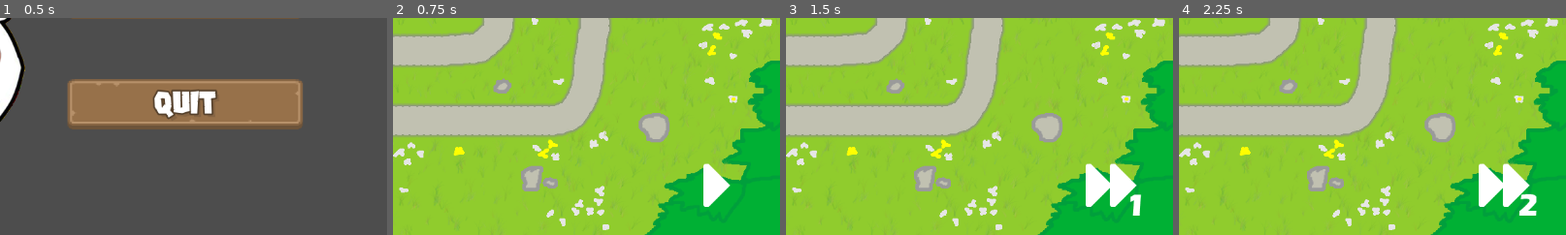
Above: before the commit, frames 1-4 (left to right).
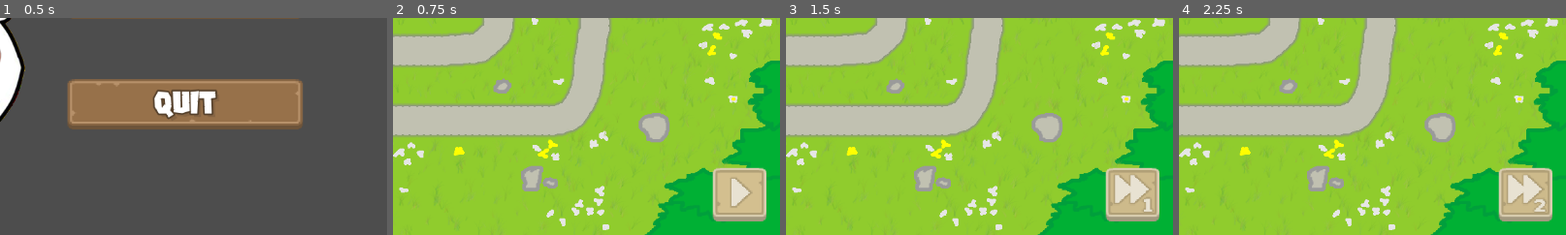
Above: after the commit, the same moments.

Repository: twright1999/godot_td
Game: Godot game, scene res://scenes/scene_handler.tscn
The game is run twice, just before and just after one commit, with the same random seed, the same clock (stepped at 60 frames per second) and the same inputs. Video files are missing from this copy of the repository; at most half a second of black plays in their place.
Inputs (mouse positions are % of the whole screen's width and height, from its top left; square brackets give the same spot before the commit, where the layout moved):
- Up to frame 1 (0.5 s): no input
- Up to frame 2 (0.75 s): click "Play" at 0.5 s
- Up to frame 3 (1.5 s): click (95, 91) [92, 89] at 1.25 s
- Up to frame 4 (2.25 s): click (95, 91) [92, 89] at 2 s
The pictures show only the part of the screen within x 50-100%, y 50-100%; the shares and areas given below are measured in that part.

Frame 1 is identical in both runs. In frame 2, 3.9% of the frame differs, in the area x 80-97%, y 66-94%; in frame 3, 4.3%, in the area x 77-97%, y 66-94%; in frame 4, 4.3%.

Commit message:
Update playspeedup button sprites to match buildbuttons style

Diff:
--- a/play_speed_up_button.gd
+++ b/play_speed_up_button.gd
@@ -1,4 +1,4 @@
-extends Button
+extends TextureButton
 
 enum ButtonState {
 	PLAY,
@@ -7,9 +7,21 @@
 }
 
 var texture_map = {
-	ButtonState.PLAY : preload("res://assets/sprites/menu/right.png"),
-	ButtonState.SPEEDUP_NORMAL : preload("res://assets/sprites/menu/fastForward_1.png"),
-	ButtonState.SPEEDUP_FAST : preload("res://assets/sprites/menu/fastForward_2.png")
+	ButtonState.PLAY : {
+		"normal" : preload("res://assets/sprites/menu/play_speedup_button/buttonSquare_beige_play.png"),
+		"hover": preload("res://assets/sprites/menu/play_speedup_button/buttonSquare_beige_play_hover.png"),
+		"pressed" : preload("res://assets/sprites/menu/play_speedup_button/buttonSquare_beige_play_pressed.png"),
+		},
+	ButtonState.SPEEDUP_NORMAL : {
+		"normal" : preload("res://assets/sprites/menu/play_speedup_button/buttonSquare_beige_ff_normal.png"),
+		"hover": preload("res://assets/sprites/menu/play_speedup_button/buttonSquare_beige_ff_normal_hover.png"),
+		"pressed" : preload("res://assets/sprites/menu/play_speedup_button/buttonSquare_beige_ff_normal_pressed.png"),
+		},
+	ButtonState.SPEEDUP_FAST : {
+		"normal" : preload("res://assets/sprites/menu/play_speedup_button/buttonSquare_beige_ff_fast.png"),
+		"hover": preload("res://assets/sprites/menu/play_speedup_button/buttonSquare_beige_ff_fast_hover.png"),
+		"pressed" : preload("res://assets/sprites/menu/play_speedup_button/buttonSquare_beige_ff_fast_pressed.png"),
+		},
 }
 
 var current_state: ButtonState = ButtonState.PLAY
@@ -21,7 +33,9 @@
 	GameEvents.wave_finished.connect(wave_finished)
 
 func update_visuals():
-	self.icon = texture_map[current_state]
+	self.texture_normal = texture_map[current_state]["normal"]
+	self.texture_hover = texture_map[current_state]["hover"]
+	self.texture_pressed = texture_map[current_state]["pressed"]
 
 func _pressed():
 	match current_state:
--- a/scenes/game_scene.tscn
+++ b/scenes/game_scene.tscn
@@ -79,14 +79,10 @@
 grow_vertical = 2
 texture = ExtResource("8_rvs2r")
 
-[node name="GameSpeedControl" type="HBoxContainer" parent="UI/HUD/HUDMargin"]
-custom_minimum_size = Vector2(128, 64)
+[node name="PlaySpeedUpButton" parent="UI/HUD/HUDMargin" instance=ExtResource("13_tqxxy")]
 layout_mode = 2
 size_flags_horizontal = 8
 size_flags_vertical = 8
 
-[node name="PlaySpeedUpButton" parent="UI/HUD/HUDMargin/GameSpeedControl" instance=ExtResource("13_tqxxy")]
-layout_mode = 2
-
-[connection signal="set_speedup_fast" from="UI/HUD/HUDMargin/GameSpeedControl/PlaySpeedUpButton" to="UI" method="_on_set_speedup_fast"]
-[connection signal="set_speedup_normal" from="UI/HUD/HUDMargin/GameSpeedControl/PlaySpeedUpButton" to="UI" method="_on_set_speedup_normal"]
+[connection signal="set_speedup_fast" from="UI/HUD/HUDMargin/PlaySpeedUpButton" to="UI" method="_on_set_speedup_fast"]
+[connection signal="set_speedup_normal" from="UI/HUD/HUDMargin/PlaySpeedUpButton" to="UI" method="_on_set_speedup_normal"]
--- a/scenes/menu/play_speed_up_button.tscn
+++ b/scenes/menu/play_speed_up_button.tscn
@@ -1,13 +1,22 @@
-[gd_scene load_steps=2 format=3 uid="uid://bcpsi6u8c8rto"]
+[gd_scene load_steps=5 format=3 uid="uid://bcpsi6u8c8rto"]
 
 [ext_resource type="Script" uid="uid://cry62xh75htba" path="res://play_speed_up_button.gd" id="1_fcyf0"]
+[ext_resource type="Texture2D" uid="uid://bqyxoml4v8c1l" path="res://assets/sprites/menu/play_speedup_button/buttonSquare_beige_play.png" id="1_fh6ij"]
+[ext_resource type="Texture2D" uid="uid://bt1fjtfi8tjei" path="res://assets/sprites/menu/play_speedup_button/buttonSquare_beige_play_pressed.png" id="2_7h048"]
+[ext_resource type="Texture2D" uid="uid://dwwesgcn5wsgp" path="res://assets/sprites/menu/play_speedup_button/buttonSquare_beige_play_hover.png" id="3_qndbg"]
 
-[node name="PlaySpeedUpButton" type="Button"]
+[node name="PlaySpeedUpButton" type="TextureButton"]
+custom_minimum_size = Vector2(80, 80)
 anchors_preset = 15
 anchor_right = 1.0
 anchor_bottom = 1.0
 grow_horizontal = 2
 grow_vertical = 2
+size_flags_horizontal = 4
 focus_mode = 0
-flat = true
+texture_normal = ExtResource("1_fh6ij")
+texture_pressed = ExtResource("2_7h048")
+texture_hover = ExtResource("3_qndbg")
+ignore_texture_size = true
+stretch_mode = 0
 script = ExtResource("1_fcyf0")
Binary file removed: assets/sprites/menu/fastForward.png
Binary file removed: assets/sprites/menu/fastForward_1.png
Binary file removed: assets/sprites/menu/fastForward_2.png
Binary file removed: assets/sprites/menu/menuGrid.png
Binary file removed: assets/sprites/menu/musicOff.png
Not shown, removed: assets/sprites/menu/musicOff.png.import
Binary file removed: assets/sprites/menu/musicOn.png
Binary file removed: assets/sprites/menu/next.png
Binary file removed: assets/sprites/menu/pause.png
Binary file added: assets/sprites/menu/play_speedup_button/buttonSquare_beige_ff_fast.png
Not shown, changed: assets/sprites/menu/play_speedup_button/buttonSquare_beige_ff_fast.png.import
Binary file added: assets/sprites/menu/play_speedup_button/buttonSquare_beige_ff_fast_hover.png
(and 17 more such lines)
